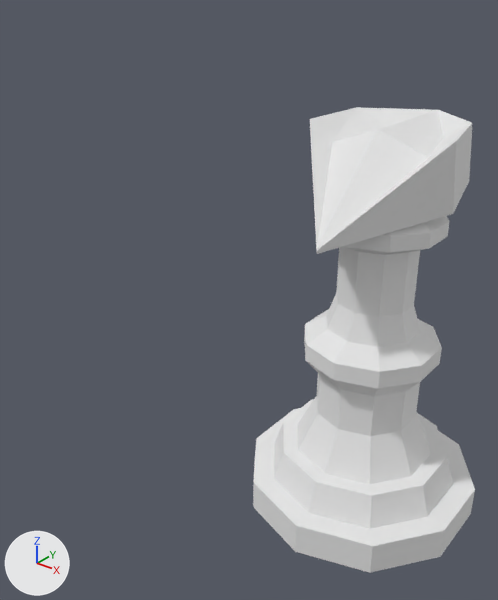
Before and after pictures for a commit that changed the OBJ model Piece Models/jumper.obj.
Both versions are drawn from a 50 mm lens placed at (10.62, -3.6, 12.61), pointed at (8.87, -1.41, 11.25). The lights are fixed; the arrows at lower left show +X, +Y and +Z. Where no turn or scale is listed for an object, it has been applied to the vertices. Vertices at the same position are counted once.

The first picture shows 'jumper'.
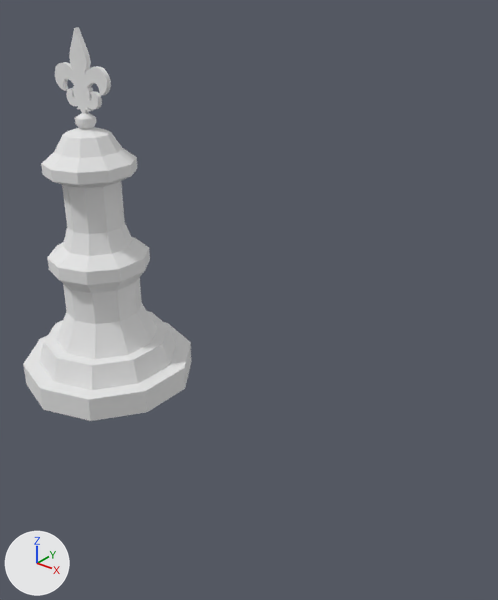
What differs and where, as boxes [x1, y1, x2, y2] in the pictures (498 x 600 px; the box of a moved part takes in the faces that stretch with it):
'jumper', reshaped (24% narrower, 15% shorter)
    before: [253, 107, 475, 573]
    after: [23, 27, 191, 421]
part 1 of me_jumper, moved or reshaped
    before: [253, 216, 475, 573]
    after: [23, 113, 191, 421]
part 2 of me_jumper, added
    after: [55, 27, 111, 114]
part 3 of me_jumper, deleted
    before: [310, 107, 472, 254]

Diff of the bpy script that builds the scene:
```diff
--- a/Piece Models/jumper.obj.py
+++ b/Piece Models/jumper.obj.py
@@ me_jumper @@
 # used by ob_jumper; location = (0.0, 0.0, 0.0)
-me_jumper.from_pydata(...)  # 221 vertices, 239 faces; spans x 8.91..9.9, y -1.76..-0.72, z 10.35..12.08
+me_jumper.from_pydata(...)  # 664 vertices, 898 faces; spans x 7.72..8.53, y -2.06..-1.21, z 10.69..12.38
+# me_jumper part 1: the loose piece of 200 vertices spanning x 8.91..9.9, y -1.76..-0.72, z 10.35..11.99 is scaled about its middle by 0.817, then moved by (-1.28, -0.39, 0.19)
+# me_jumper part 2: a new loose piece of 464 vertices spanning x 7.95..8.3, y -1.64..-1.62, z 12.01..12.38, in mat_none (white #e7e7e7)
+# me_jumper part 3: the loose piece of 21 vertices spanning x 9.1..9.7, y -1.69..-0.79, z 11.7..12.08 is deleted
 me_jumper.materials.append(mat_none)
```
